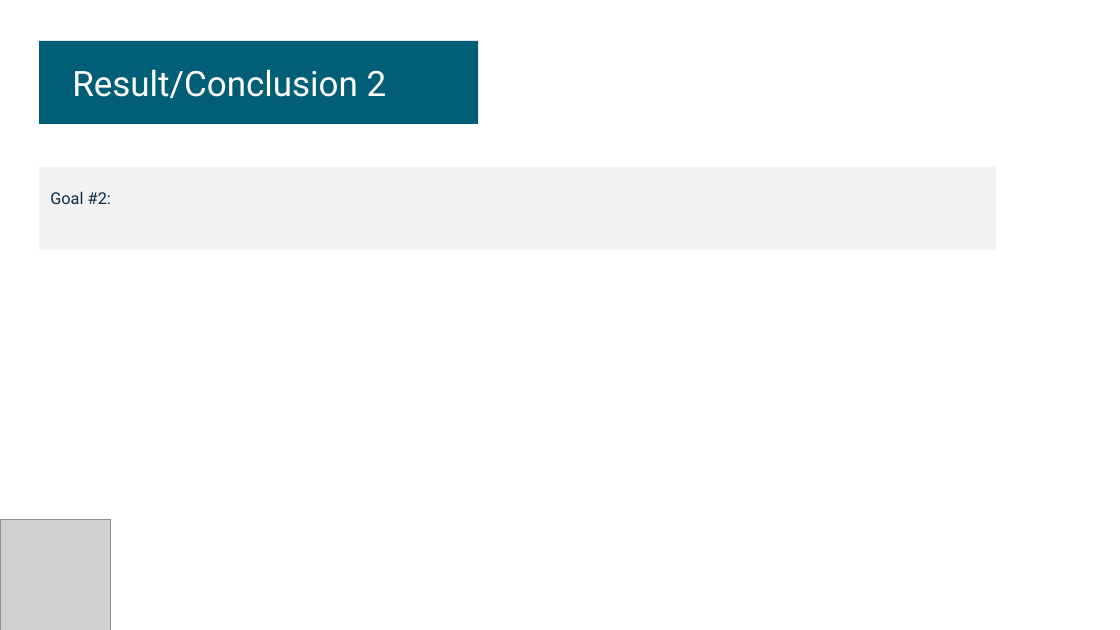
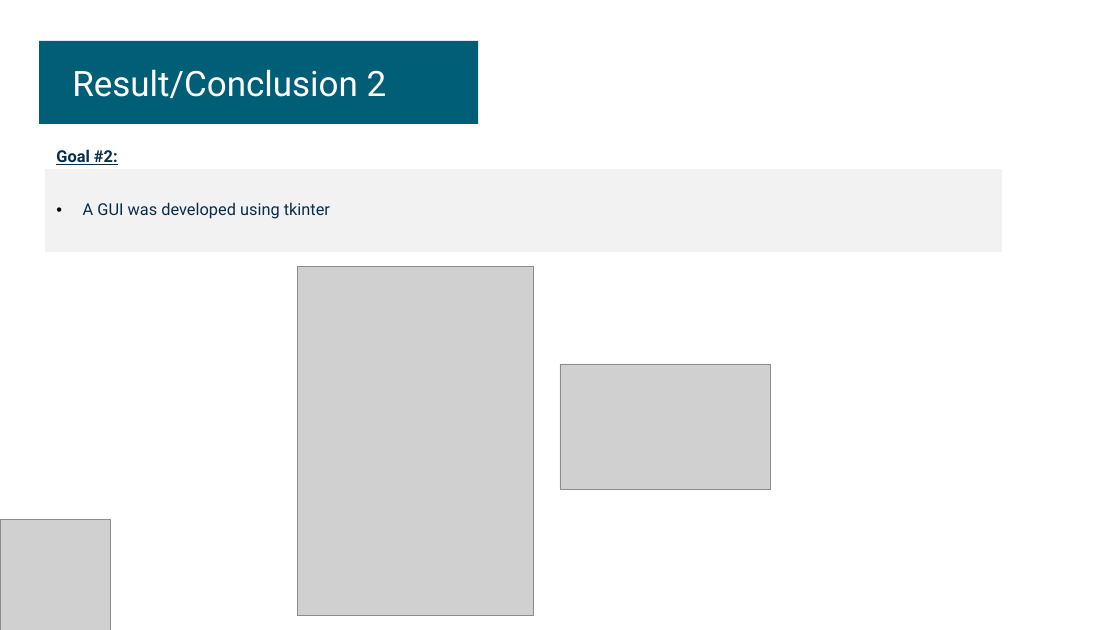
Before and after one commit to Pete1001/heart_attack_outcome, a slide deck: slide 7 of heart_attack_outcome.v1.2.pptx (slide 8 before the commit). Drawn at 1120x630 pixels with LibreOffice and Linux fonts; fonts in the diff are those of the drawing; grey boxes stand for pictures. Boxes give left, top, right and bottom in pixels: in the first picture for what was removed or moved away, otherwise in the second. Text is boxed around its words. In the diff, an @@ line names an element or a change of style, - is before the commit and + after.

```diff
--- a/heart_attack_outcome.v1.2.pptx
+++ b/heart_attack_outcome.v1.2.pptx
@@ rectangle "Goal #2:": place and size @@
-rectangle "Goal #2:" at [39, 167, 996, 250]
+rectangle "Goal #2:" at [45, 169, 1002, 252]
@@ text in rectangle at [56, 149, 118, 165]: bold on, underline on in "Goal #2:" @@
@@ text in rectangle at [83, 202, 330, 219]: paragraph added @@
+• A GUI was developed using tkinter
@@ picture added at [297, 267, 534, 616] @@
@@ picture added at [560, 364, 771, 489] @@
```
Also in this commit, not shown: 7 other slides changed, 1 slide added, 4 slides removed, 2 other files.
